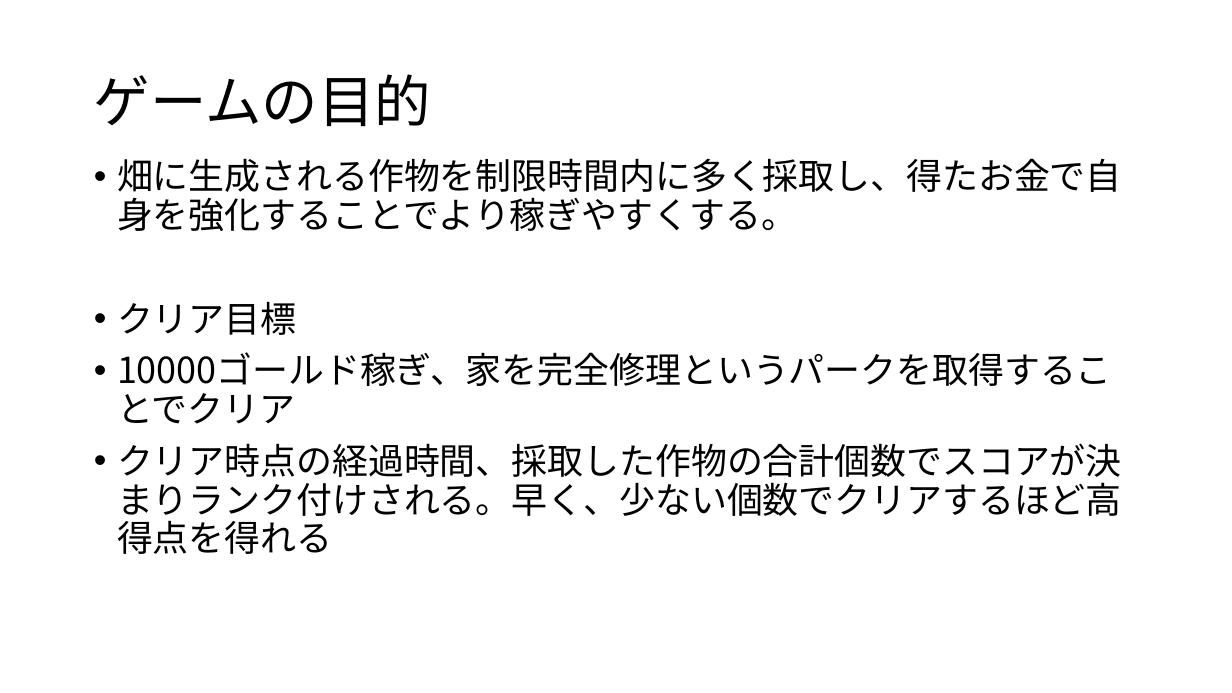
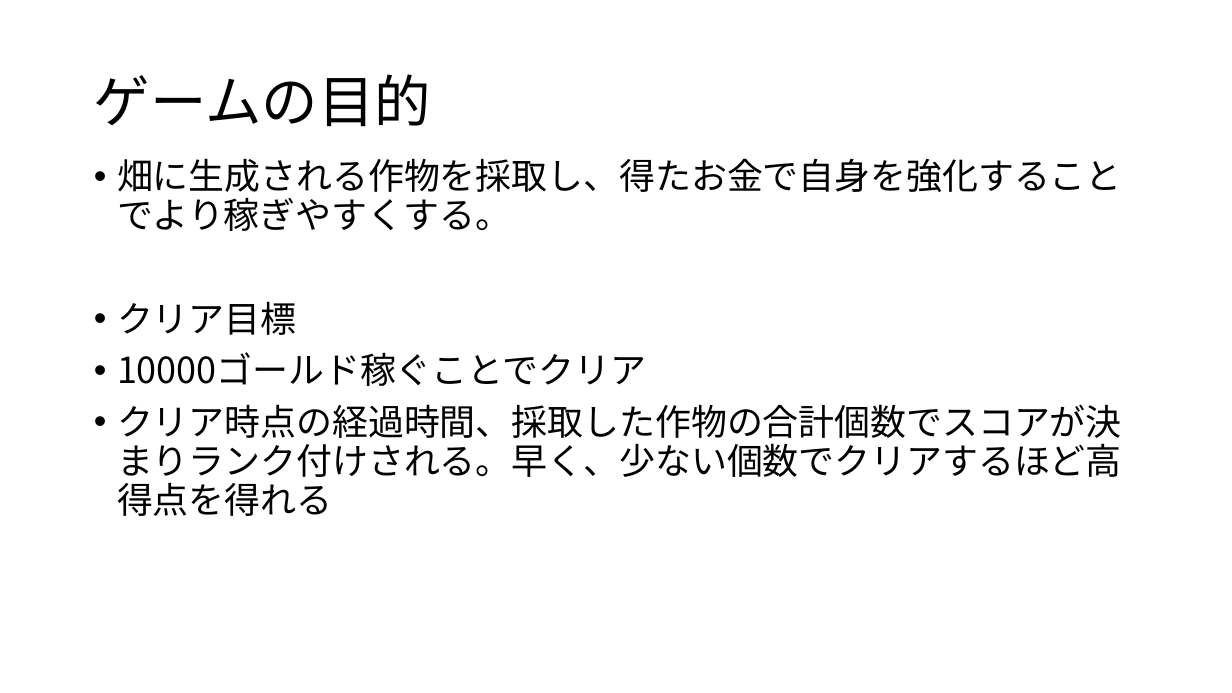
Before and after one commit to KawanoTakumi/FarmLife, a slide deck: slide 2 of FarmLife_企画.pptx. Drawn at 1232x693 pixels with LibreOffice and Linux fonts; fonts in the diff are those of the drawing. Boxes give left, top, right and bottom in pixels: in the first picture for what was removed or moved away, otherwise in the second. Text is boxed around its words. In the diff, an @@ line names an element or a change of style, - is before the commit and + after.

```diff
--- a/FarmLife_企画.pptx
+++ b/FarmLife_企画.pptx
@@ text at (117, 158, 1122, 231): text changed @@
-• 畑に生成される作物を制限時間内に多く採取し、得たお金で自身を強化することでより稼ぎやすくする。
+• 畑に生成される作物を採取し、得たお金で自身を強化することでより稼ぎやすくする。
@@ text at (117, 352, 646, 386): text changed @@
-• 10000ゴールド稼ぎ、家を完全修理というパークを取得することでクリア
+• 10000ゴールド稼ぐことでクリア
```
Also in this commit, not shown: 2 other slides changed, 10 other files.
